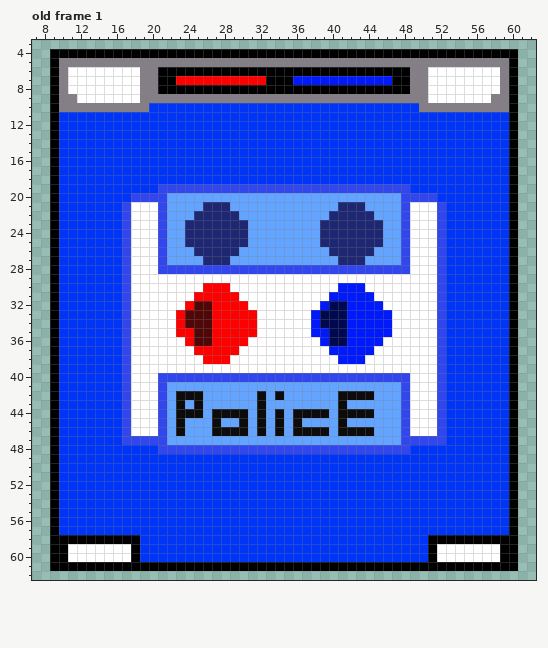
One commit to this pixel-art file: img/cops-car/cops-car.aseprite. The picture above was drawn from the file before the commit.
70x70 pixels, 1 frame. Colours within 5 levels of each other are drawn and written as one. Shown: old frame 1: x 7..62, y 3..62. The commit also changed other frames, which this record leaves out.
And afterwards:
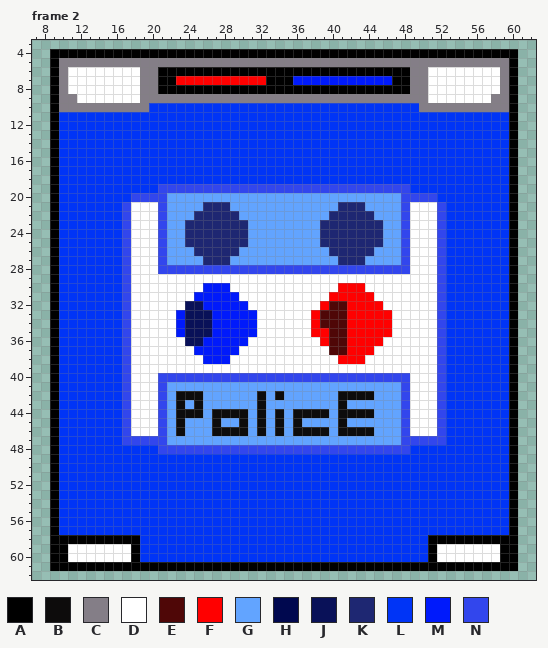
Palette (. is transparent): A #000000  B #0d0c0c  C #847e87  D #ffffff  E #4f0707  F #ff0000  G #62a4ff  H #00084f  J #091158  K #1e2772  L #0034f6  M #001afb  N #3246ed
A new or re-ordered frame is compared with the old frame closest to it.
From old to new:
frames 1 -> 3
Frame 2 is new; against old frame 1:
The author changed colour H to colour E in row 32 at x 40 to 41; in rows 33 to 34 at x 39 to 41; in rows 35 to 36 at x 40 to 41.
The author changed colour M to colour E in row 37 at x 40 to 41.
The author changed colour M to colour F in row 30 at x 41 to 43; in row 31 at x 40 to 44; in row 32 at x 39 and 42 to 45; in rows 33 to 34 at x 38 and 42 to 46; in row 35 at x 38 to 39 and 42 to 46; in row 36 at x 39 and 42 to 45.
The author changed colour M to colour F in row 37 at x 42 to 44; in row 38 at x 41 to 43.
The author changed colour E to colour J in row 32 at x 25; in rows 33 to 34 at x 24 to 26; in row 35 at x 25 to 26; in row 36 at x 25.
The author changed colour F to colour J in row 32 at x 24; in rows 35 to 36 at x 24.
The author changed colour E to colour M in row 32 at x 26; in row 36 at x 26.
The author changed colour F to colour M in row 30 at x 26 to 28; in row 31 at x 25 to 29; in row 32 at x 27 to 30; in rows 33 to 35 at x 23 and 27 to 31; in row 36 at x 27 to 30; in row 37 at x 25 to 29.
The author changed colour F to colour M in row 38 at x 26 to 28.
